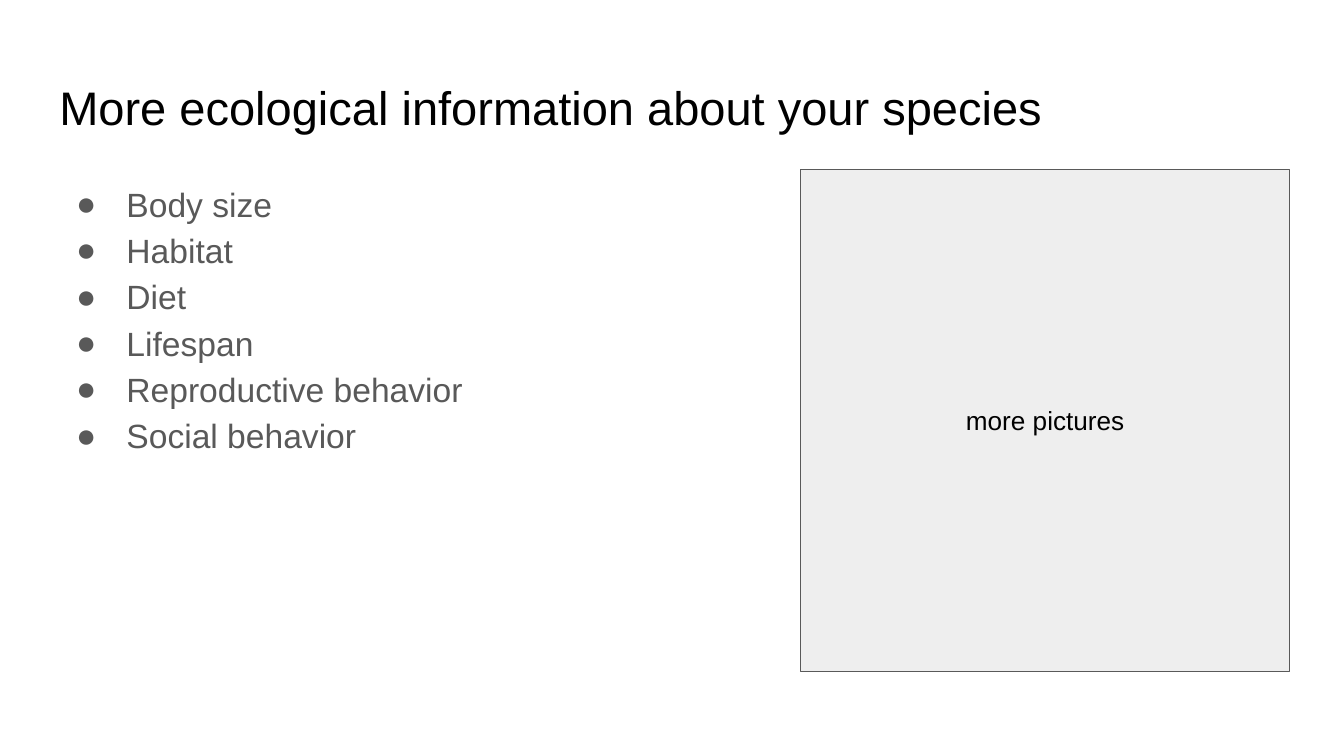
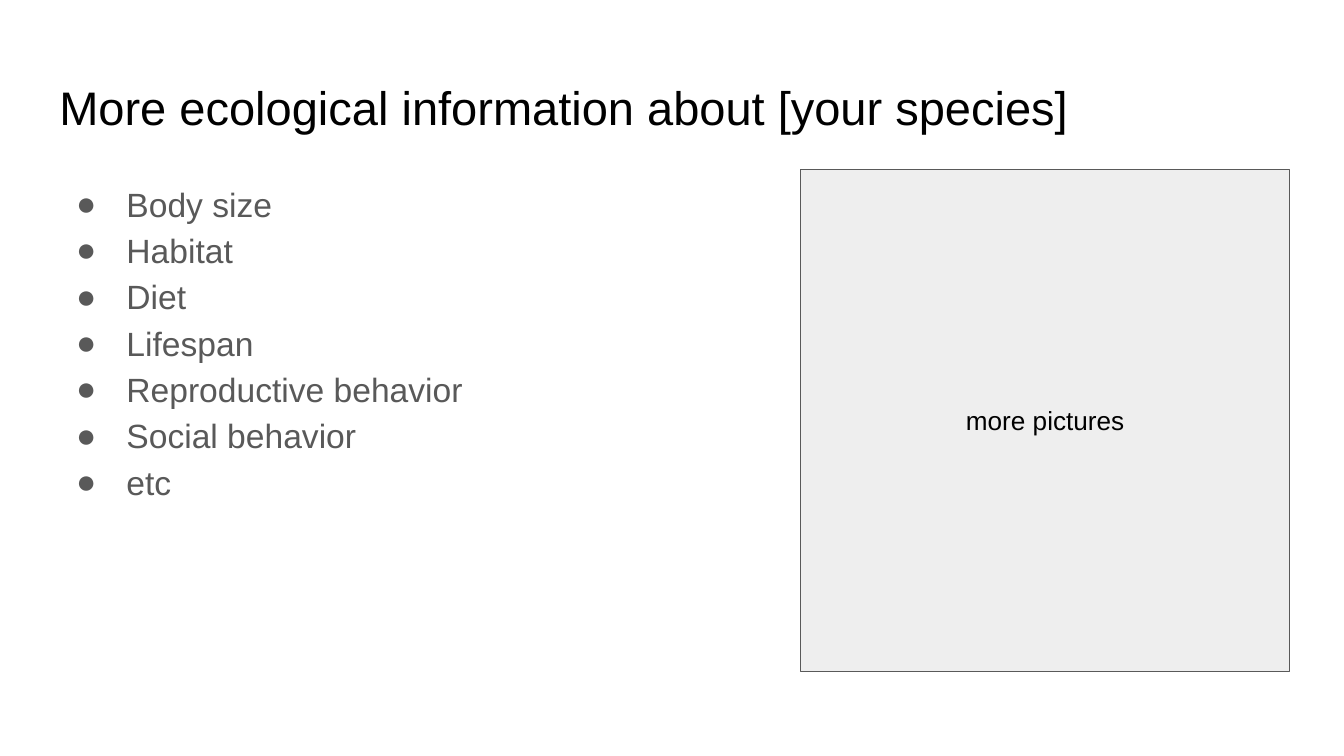
Before and after one commit to paleomammals/biodata_shortcourse, a slide deck: slide 8 of student presentation template.pptx (slide 7 before the commit). Drawn at 1344x756 pixels with LibreOffice and Linux fonts; fonts in the diff are those of the drawing. Boxes give left, top, right and bottom in pixels: in the first picture for what was removed or moved away, otherwise in the second. Text is boxed around its words. In the diff, an @@ line names an element or a change of style, - is before the commit and + after.

```diff
--- a/student presentation template.pptx
+++ b/student presentation template.pptx
@@ title at (59,91,1067,134): text changed @@
-More ecological information about your species
+More ecological information about [your species]
@@ text at (126,473,171,496): paragraph added @@
+● etc
```
Also in this commit, not shown: 4 other slides changed, 1 slide added, 50 other files.
